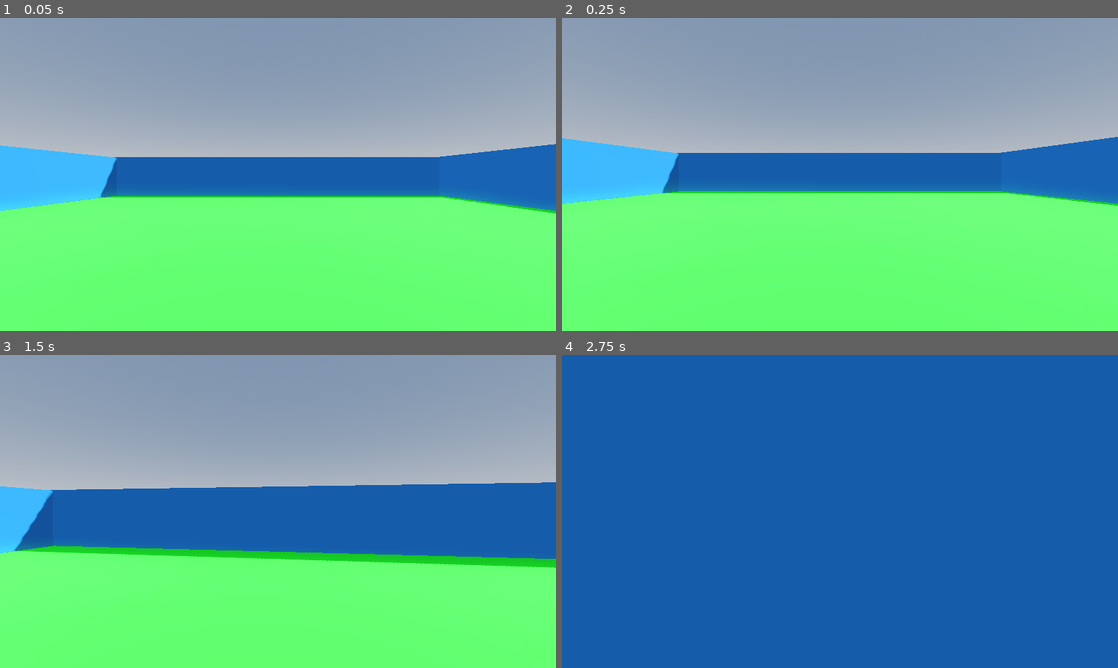
Above: before the commit, frames 1-4 (two rows, left to right).
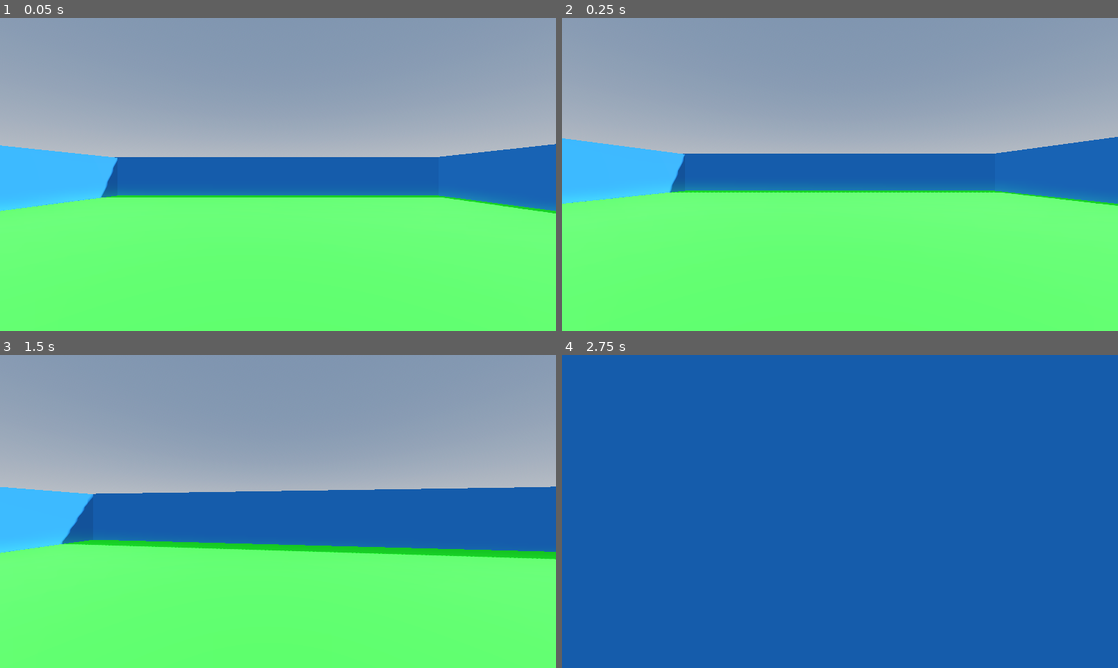
Above: after the commit, the same moments.

Repository: EnzoZirotti/First-Person-Character-Controller-Godot
Game: Godot game, scene res://Scenes/world.tscn
The game is run twice, just before and just after one commit, with the same random seed, the same clock (stepped at 60 frames per second) and the same inputs.
Inputs (mouse positions are in pixels of both pictures, inside the frame that each line leads up to):
- Up to frame 1 (0.05 s): no input
- Up to frame 2 (0.25 s): no input
- Up to frame 3 (1.5 s): move the mouse to (305, 511) at 0.52 s; hold Shift (sprint) 0.53-1.28 s; hold W (Forward) from 0.53 s (still down); tap Space (Jump) at 0.77 s; move the mouse to (250, 511) at 1.27 s; tap Shift (sprint) at 1.35 s
- Up to frame 4 (2.75 s): keep holding W (Forward); tap Space (Jump) at 1.52 s; move the mouse to (851, 505) at 2.02 s; hold Shift (sprint) from 2.03 s (still down)

The runs differ from the first frame. In frame 1, 0.2% of the frame differs, in the area x 2-98%, y 44-62%; in frame 2, 0.6%; in frame 3, 7.0%, in the area x 0-100%, y 40-68%; in frame 4, nothing differs.

Commit message:
Finalizing the movement but still framey

Diff:
--- a/Scenes/world.tscn
+++ b/Scenes/world.tscn
@@ -47,6 +47,7 @@
 roughness_texture = SubResource("CurveTexture_46t6l")
 
 [node name="World" type="Node3D"]
+transform = Transform3D(1, 0, 0, 0, 1, 0, 0, 0, 1, 0, -0.205176, 0)
 
 [node name="WorldEnvironment" type="WorldEnvironment" parent="."]
 environment = SubResource("Environment_1rgw4")
--- a/Scripts/Player.gd
+++ b/Scripts/Player.gd
@@ -10,6 +10,10 @@
 const BOB_AMP = 0.08
 var t_bob = 0.0
 
+
+#FOV Variables
+const BASE_FOV = 75.0
+const FOV_CHANGE = 1.5
 # Get the gravity from the project settings to be synced with RigidBody nodes.
 var gravity = 9.8
 
@@ -67,6 +71,11 @@
 	t_bob += delta * velocity.length() * float(is_on_floor())
 	camera.transform.origin = _headbob(t_bob)
 
+	# FOV
+	var velocity_clamped = clamp(velocity.length(), 0.5, SPRINT_SPEED * 2)
+	var target_fov = BASE_FOV + FOV_CHANGE * velocity_clamped
+	camera.fov = lerp(camera.fov, target_fov, delta * 8.0)
+
 	move_and_slide()
 
 func _headbob(time) -> Vector3:
